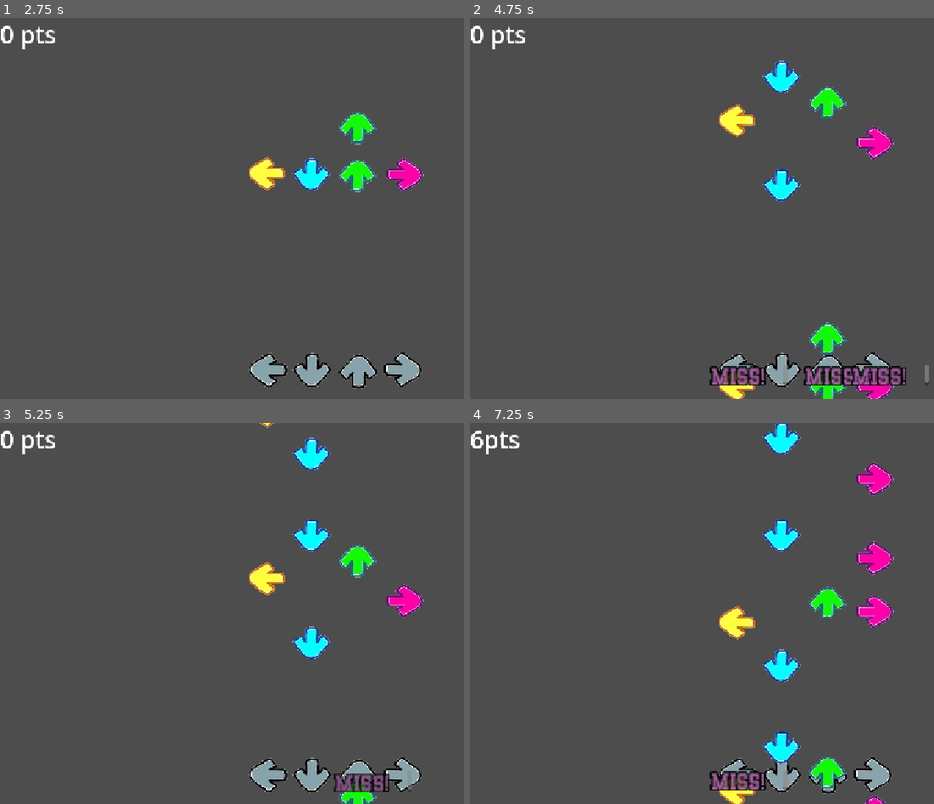
Above: before the commit, frames 1-4 (two rows, left to right).
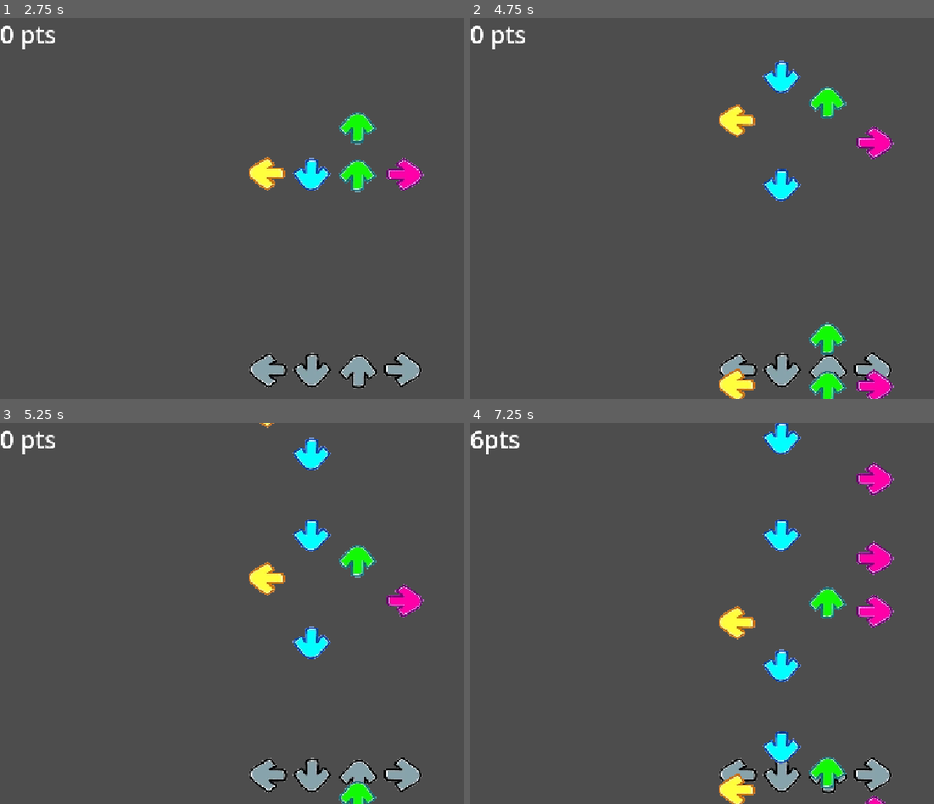
Above: after the commit, the same moments.

Repository: 134148/HauntingDeadline
Game: Godot game, scene res://scenes/endgame.tscn
Same seed, same stepped clock (60 frames per second), same inputs: the game is played once before the commit and once after it. This scene is started directly instead of the project's main scene. Sound files missing from this copy of the repository are replaced by a short silence.
Inputs:
- Up to frame 1 (2.75 s): tap Enter at 0.5 s; hold D (right) 0.53-1.28 s; tap Space (space) at 0.6, 1.35, 2.1 s; hold S (down) 1.28-2.03 s; hold D (right) from 2.03 s (still down)
- Up to frame 2 (4.75 s): release D (right) at 2.78 s; hold W (up) 2.78-3.53 s; tap Space (space) at 2.85, 3.6, 4.35 s; hold A (left) from 3.53 s (still down)
- Up to frame 3 (5.25 s): release A (left) at 5.03 s; hold S (down) from 5.03 s (still down); tap Space (space) at 5.1 s
- Up to frame 4 (7.25 s): release S (down) at 5.78 s; hold D (right) 5.78-6.53 s; tap Space (space) at 5.85, 6.6 s; hold W (up) from 6.53 s (still down)

Frame 1 is identical in both runs. In frame 2, 1.7% of the frame differs, in the area x 51-99%, y 91-97%; in frame 3, 0.5%; in frame 4, 0.6%.
Error after the commit: Invalid assignment of property or key 'text' with value of type 'String' on a base object of type 'null instance'. (res://levels/game_ui.gd:25)

Commit message:
verder
bijna

Diff:
--- a/assets/rhytm/objects/keylistener.gd
+++ b/assets/rhytm/objects/keylistener.gd
@@ -22,16 +22,8 @@
 # Called every frame. 'delta' is the elapsed time since the previous frame.
 func _process(delta: float) -> void:
 	if falling_key_queue.size() > 0:
-
-
 		if falling_key_queue.front().has_passed:
 			falling_key_queue.pop_front()
-
-			var st_inst = score_text.instantiate()
-			get_tree().get_root().call_deferred("add_child", st_inst)
-			st_inst.SetTextInfo("MISS!")
-			st_inst.global_position = global_position + Vector2(0, -15)
-
 
 		if Input.is_action_just_pressed(key_name):
 			var key_to_pop = falling_key_queue.pop_front()
@@ -42,21 +34,33 @@
 			if distance_from_pass < perfect_press_threshold:
 				Signals.IncrementScore.emit(perfect_press_threshold)
 				press_score_text = "PERFECT!"
+				Signals.IncrementCombo.emit()
 			elif distance_from_pass < great_press_threshold:
 				Signals.IncrementScore.emit(great_press_threshold)
 				press_score_text = "GREAT!"
+				Signals.IncrementCombo.emit()
 			elif distance_from_pass < good_press_threshold:
 				Signals.IncrementScore.emit(good_press_threshold)
 				press_score_text = "GOOD!"
+				Signals.IncrementCombo.emit()
 			elif distance_from_pass < ok_press_threshold:
 				Signals.IncrementScore.emit(ok_press_threshold)
 				press_score_text = "OK!"
+				Signals.IncrementCombo.emit()
 			else:
 				press_score_text = "MISS!"
+				Signals.ResetCombo.emit()
+
 				pass
 
 
 			key_to_pop.queue_free()
+
+			var st_inst = score_text.instantiate()
+			get_tree().get_root().call_deferred("add_child", st_inst)
+			st_inst.SetTextInfo(press_score_text)
+			st_inst.global_position = global_position + Vector2(0, -15)
+			Signals.ResetCombo.emit()
 
 
 func CreateFallingKey():
--- a/assets/rhytm/objects/signals.gd
+++ b/assets/rhytm/objects/signals.gd
@@ -1,3 +1,6 @@
 extends Node2D
 
 signal IncrementScore(incr: int)
+
+signal IncrementCombo()
+signal ResetCombo()
--- a/levels/game_ui.gd
+++ b/levels/game_ui.gd
@@ -1,11 +1,25 @@
 extends Control
 
 var score: int = 0
+var combo_count: int = 0
 
 # Called when the node enters the scene tree for the first time.
 func _ready():
 	Signals.IncrementScore.connect(IncrementScore)
+	Signals.IncrementCombo.connect(IncrementCombo)
+	Signals.ResetCombo.connect(ResetCombo)
+
+	ResetCombo()
 
 func IncrementScore(incr: int):
 	score += incr
 	$CanvasLayer/ScoreLabel.text = str(score) + "pts"
+
+func IncrementCombo():
+	combo_count +1
+	%ComboLabel.text = " " + str(combo_count) + "x combo"
+
+
+func ResetCombo():
+	combo_count = 0
+	%ComboLabel.text = ""
--- a/levels/game_ui.tscn
+++ b/levels/game_ui.tscn
@@ -7,10 +7,10 @@
 anchors_preset = 15
 anchor_right = 1.0
 anchor_bottom = 1.0
-offset_left = 108.0
-offset_top = 26.0
-offset_right = -752.0
-offset_bottom = -410.0
+offset_left = -4.0
+offset_top = 4.0
+offset_right = -864.0
+offset_bottom = -432.0
 grow_horizontal = 2
 grow_vertical = 2
 script = ExtResource("1_451jp")
@@ -26,3 +26,14 @@
 text = "0 pts
 "
 selection_enabled = true
+
+[node name="ScoreLabel" type="RichTextLabel" parent="." unique_id=602302108]
+layout_mode = 0
+offset_top = 64.0
+offset_right = 445.0
+offset_bottom = 151.0
+focus_mode = 2
+theme_override_font_sizes/normal_font_size = 41
+text = "0x Combo
+"
+selection_enabled = true
